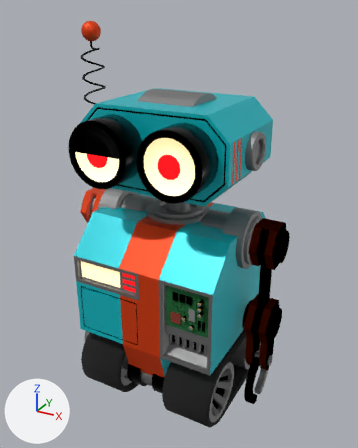
One commit to the glTF model public/models/robot.glb: the scene before it, then after it.
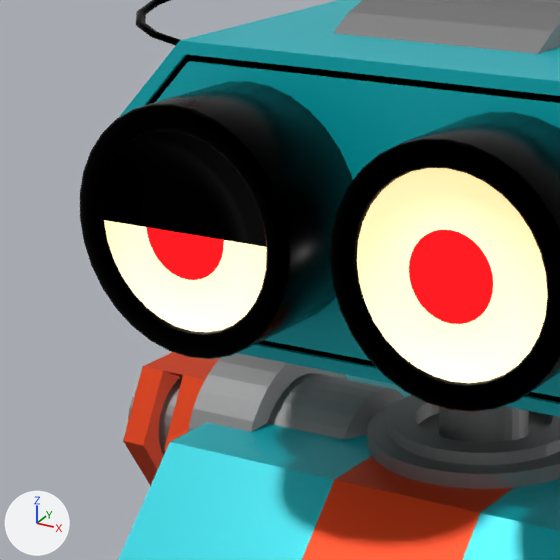
There are two pictures of each version: one whole from a 50 mm lens placed at (2.98, -5.4, 5.21), pointed at (0.02, 0.0, 2.51), one close up on the part from 13% to 55% of the width and 21% to 54% of the height. The axes (+X, +Y, +Z) are drawn at lower left. The lights are the same throughout. Vertices at the same position are counted once.

Objects in the first close-up: 'Base_01', 'Base_02', 'Eyes', 'Joint_01', 'Object_6', 'Object_9', 'Side_02', 'Skeleton_01', 'Skeleton_02', 'Skeleton_09'.
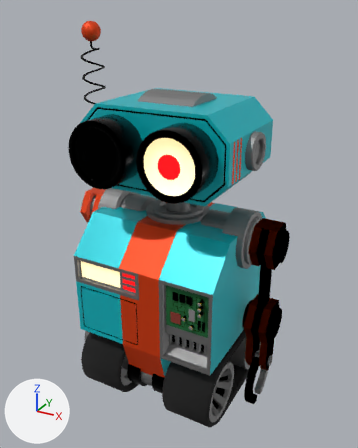
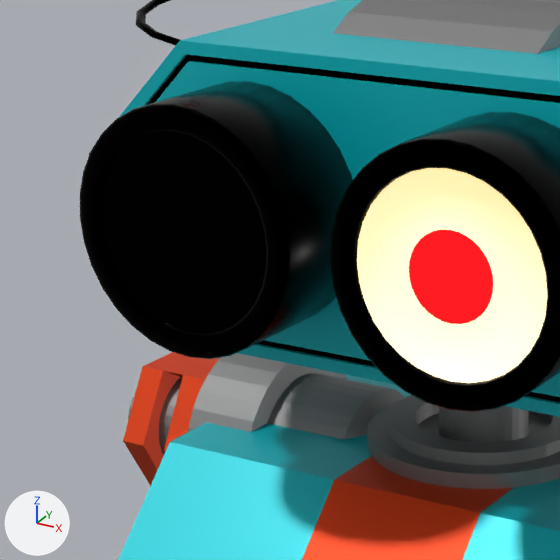
The newer file adds a shape key; the second version is drawn at full value of the shape key 'Eyeblink' of 'Eyelid_Right', and the change is written as the vertex moves it makes.

Pixel boxes [x1, y1, x2, y2] of what changed, in the close-ups (560 x 560 px):
'Eyelid_Right', added (black)
    after: [89, 109, 267, 333]
part 1 of me_object_1, built on
    before: [146, 227, 224, 280]
part 2 of me_object_2, deleted (black)
    before: [104, 132, 266, 247]
part 3 of me_object_5, deleted
    before: [104, 220, 267, 332]

What the commit changed:
me_object_1 is used by ob_eyes; parent ob_cylinder_002_2; location (0.0, 0.0, 0.0).
me_object_1 had 113 vertices, 93 faces and spanned x -0.42..0.42, y -1.05..0.58, z -0.61..0.61.
me_object_1 now has 128 vertices, 108 faces and spans x -0.42..0.42, y -1.05..0.58, z -0.61..0.6.
Part 1, on me_object_1:
16 vertices are removed from x -0.13..0.01, y -1.05, z 0.32..0.61.
15 faces are deleted.
1 vertex moves from x -0.12, y -1.05, z 0.41 to x 0.07, y -1.05, z 0.34.
31 vertices are added at x -0.12..0.15, y -1.05, z 0.33..0.6.
30 new faces join them.
me_object_2 is used by ob_object_6; parent ob_cylinder_002_2; location (0.0, 0.0, 0.0).
me_object_2 had 1571 vertices, 2607 faces and spanned x -0.61..0.48, y -1.08..0.51, z -0.96..0.96.
me_object_2 now has 1554 vertices, 2560 faces and spans x -0.61..0.48, y -1.08..0.51, z -0.96..0.96.
Part 2, on me_object_2:
17 vertices are removed from x 0.01..0.16, y -1.05, z 0.32..0.61.
47 faces are deleted.
me_object_5 has 98 vertices, 96 faces and spans x -0.3..0.33, y -1.05, z -0.79..0.78.
me_object_5 is used by ob_object_9; parent ob_cylinder_002_2; location (0.0, 0.0, 0.0).
me_object_5 part 3: the loose piece of 34 vertices spanning x -0.3..0.01, y -1.05, z 0.15..0.78 is deleted.
Mesh me_object_2_004 is new.
It has 22 vertices, 27 faces and spans x -0.35..0.344, y -1.053, z 0.133..0.808.
It uses material mat_black (black #000000).
Object 'Eyelid_Right' (ob_eyelid_right) is new; it shows me_object_2_004.
Its parent is ob_cylinder_002_2.
Its location is (0.0434, -0.00953, 0.00391).
Its scale is (1.0, 1.0, 1.01).
